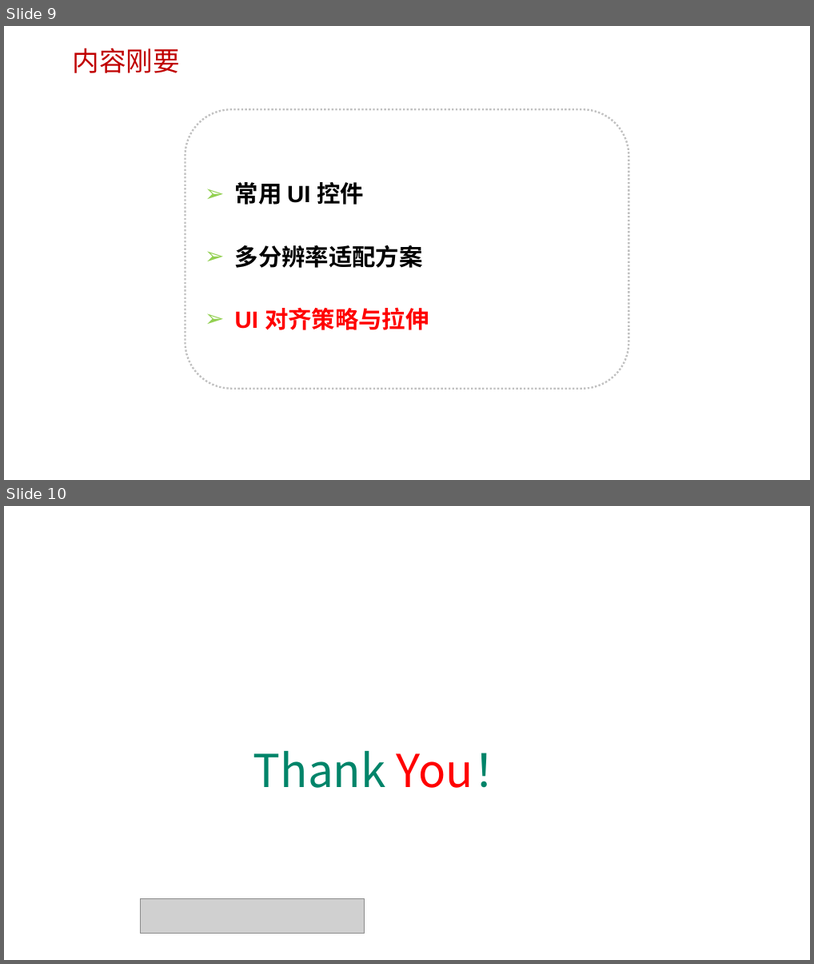
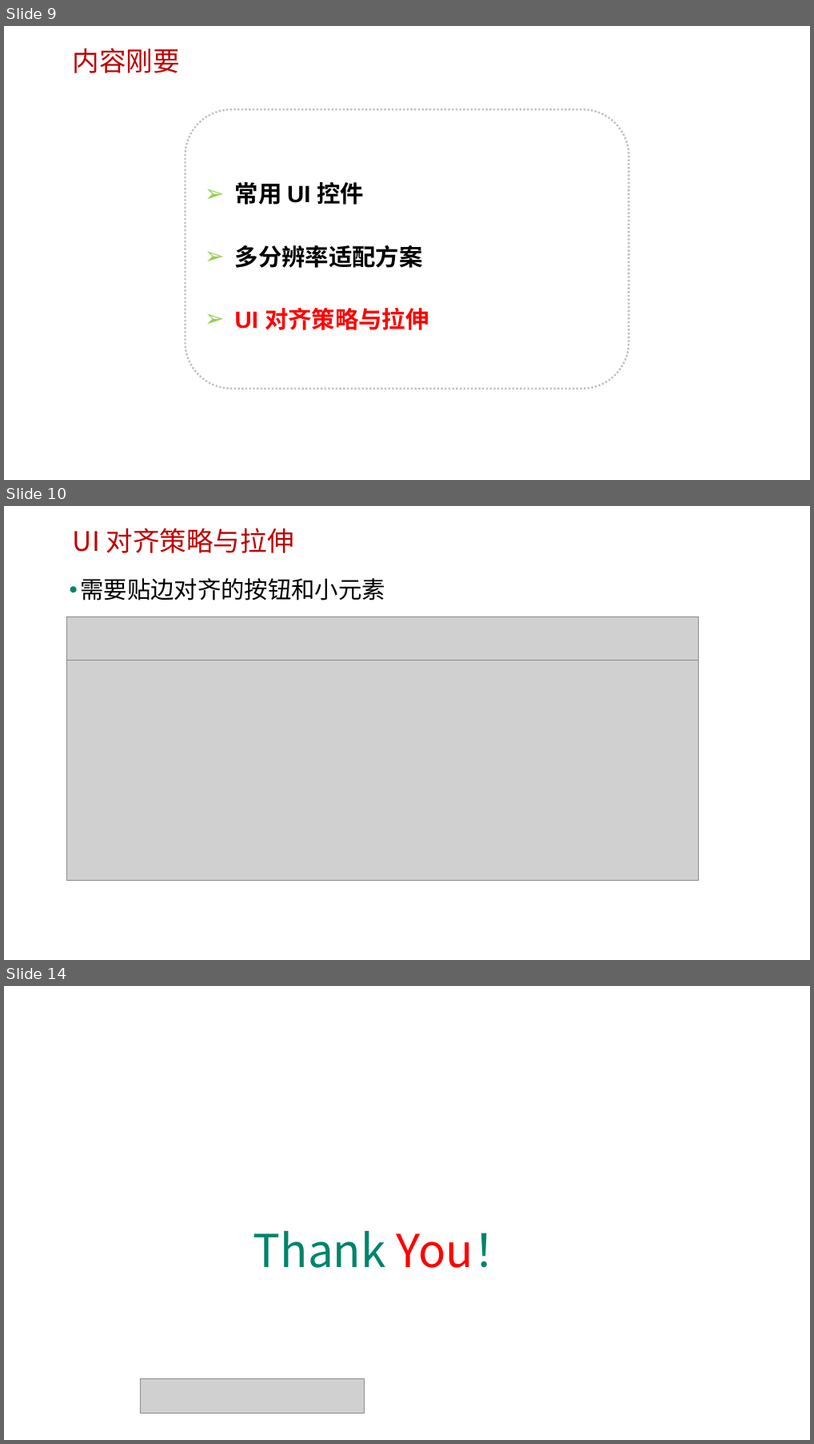
Before and after one commit to edu2act/course-H5-Animation-and-Game-Development, a slide deck: materials/slides/ch18.pptx. Shown one above the other, each under a label of ours: slides 9 and 10 before the commit, slides 9, 10 and 14 after it; the slides between them are not shown. The pictures are 814x964 and 814x1444 pixels, drawn with LibreOffice and Linux fonts; fonts in the diff are those of the drawing; grey boxes stand for pictures; background and template pictures are left out. Boxes give left, top, right and bottom in pixels: in the first picture for what was removed or moved away, otherwise in the second. Text is boxed around its words. In the diff, an @@ line names an element or a change of style, - is before the commit and + after.

```diff
--- a/materials/slides/ch18.pptx
+++ b/materials/slides/ch18.pptx
@@ slide 10 added at (4,506,810,960), background picture (left out) @@
@@ text added at (73,528,294,553), 32 pt, text #C00000 @@
+UI 对齐策略与拉伸
@@ text added at (80,578,386,600), 28 pt, text #000000 @@
+• 需要贴边对齐的按钮和小元素
@@ picture added at (67,616,700,859) @@
@@ picture added at (67,660,700,880) @@
@@ what was slide 10 is now slide 14 @@
```
Also in this commit, not shown: 3 other slides added, 7 other files.
